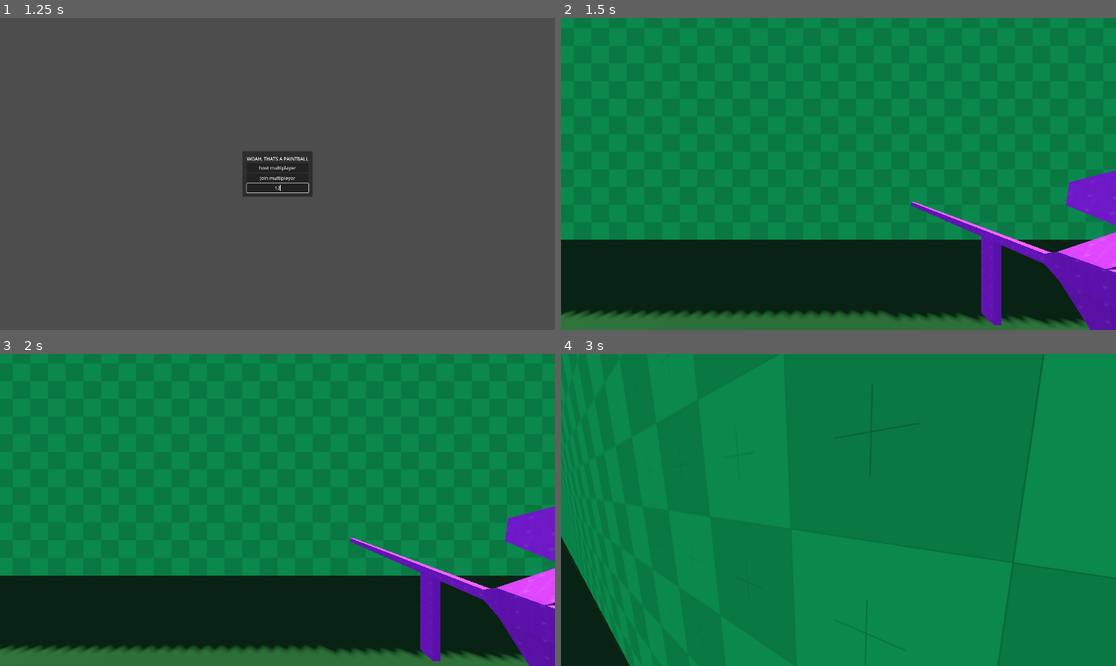
Above: before the commit, frames 1-4 (two rows, left to right).
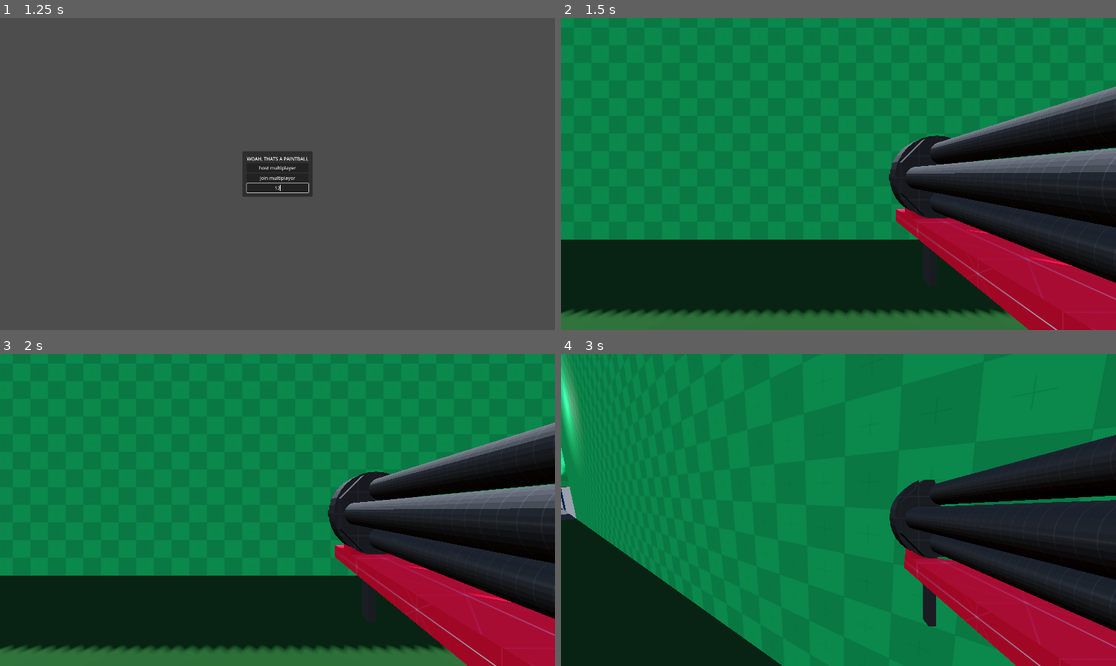
Above: after the commit, the same moments.

Repository: Monkeytonk115/godot-paintball
Game: Godot game, scene res://scenes/main.tscn
Two runs of this game, one before a commit and one after it. Both use one fixed random seed, a clock stepped at 60 frames per second and the inputs below.
Inputs (mouse positions are in pixels of both pictures, inside the frame that each line leads up to):
- Up to frame 1 (1.25 s): click (277, 186) at 0.52 s; type "12" at 0.6 s
- Up to frame 2 (1.5 s): click "host multiplayer" at 1.25 s
- Up to frame 3 (2 s): no input
- Up to frame 4 (3 s): tap Enter at 2 s; move the mouse to (866, 510) at 2.02 s; press the mouse at (866, 510) at 2.03 s; hold W (forward) from 2.03 s (still down); tap Space (jump) at 2.27 s; move the mouse to (810, 510) at 2.77 s; release the mouse at (810, 510) at 2.78 s; tap Tab (scoreboard) at 2.85 s

Frame 1 is identical in both runs. In frame 2, 23% of the frame differs, in the area x 0-100%, y 22-100%; in frame 3, 23%; in frame 4, 31%, in the area x 0-100%, y 0-100%.

Commit message:
update player respawning

Diff:
--- a/scenes/main.gd
+++ b/scenes/main.gd
@@ -50,17 +50,20 @@
 	var team = [Team.PURPLE, Team.GREEN][multiplayer.get_peers().size() % 2]
 	var new_player = player.instantiate()
 	new_player.set_name(str(peer_id))
-	new_player.loadout = ["res://scenes/weapons/paintgun.tscn"]
+	new_player.loadout = ["res://scenes/weapons/minigun.tscn"]
+	var spawnPoint = Vector3.ZERO
 	if team == Team.GREEN:
-		var spawnPoint = new_arena.find_child("greenSpawn").get_children().pick_random()
-		new_player._respawn_point = spawnPoint.global_transform.origin
+		spawnPoint = new_arena.find_child("greenSpawn").get_children().pick_random().transform.origin
 	else:
-		var spawnPoint = new_arena.find_child("purpleSpawn").get_children().pick_random()
-		new_player._respawn_point = spawnPoint.global_transform.origin
+		spawnPoint = new_arena.find_child("purpleSpawn").get_children().pick_random().transform.origin
+
 	add_child(new_player)
 	PlayerData.set_player_name.rpc(peer_id, ["Alfa", "Bravo", "Charlie", "Delta", "Echo"].pick_random())
 	PlayerData.set_player_score.rpc(peer_id, 0)
 	PlayerData.set_player_team.rpc(peer_id, team)
+
+	await get_tree().create_timer(1.0).timeout
+	new_player.respawn.rpc(spawnPoint)
 
 
 func remove_player(peer_id):
--- a/scenes/player.gd
+++ b/scenes/player.gd
@@ -9,7 +9,6 @@
 var equipped_weapon
 
 var loadout = ["res://scenes/weapons/paintgun.tscn"]
-var _respawn_point : Vector3
 
 func _enter_tree():
 	# Can only change multiplayer authority from inside _enter_tree()
@@ -46,10 +45,6 @@
 
 func _physics_process(delta):
 	if not is_multiplayer_authority(): return
-
-	if _respawn_point != Vector3.INF:
-		global_transform.origin = _respawn_point
-		_respawn_point = Vector3.INF
 
 	# Add the gravity.
 	if not is_on_floor():
@@ -91,3 +86,8 @@
 	equipped_weapon = load(wep).instantiate()
 	$humanoid/hand_right.add_child(equipped_weapon)
 	equipped_weapon.transform = equipped_weapon.find_child("attachment_0").transform.inverse()
+
+
+@rpc("any_peer", "call_local")
+func respawn(respawn_point):
+	global_transform.origin = respawn_point
--- a/scenes/player.tscn
+++ b/scenes/player.tscn
@@ -44,7 +44,6 @@
 
 [node name="Camera3D" type="Camera3D" parent="."]
 transform = Transform3D(1, 0, 0, 0, 1, 0, 0, 0, 1, 0, 1.98221, 0)
-current = true
 fov = 90.0
 
 [node name="humanoid" parent="." instance=ExtResource("2_xk7k8")]
